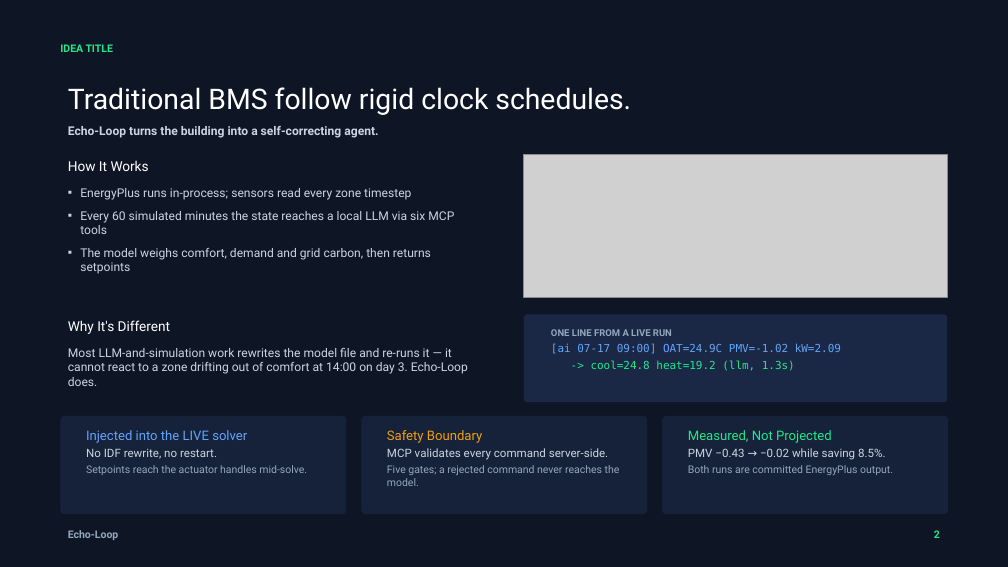
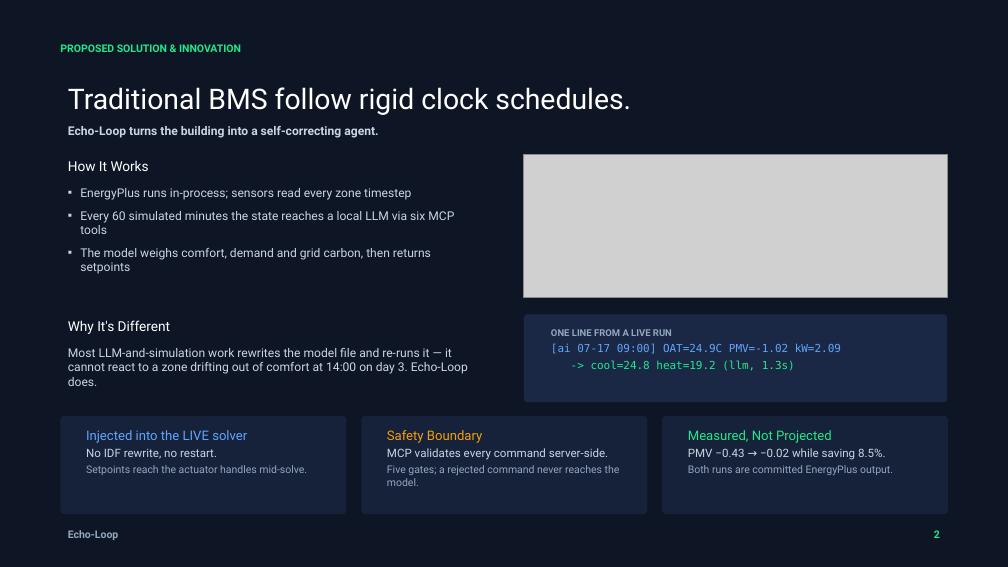
Before and after one commit to ayushYadav1107/Eco_loop_building_agents, a slide deck: slide 2 of deck/Echo-Loop_Idea_Deck.pptx. Drawn at 1008x567 pixels with LibreOffice and Linux fonts; fonts in the diff are those of the drawing; grey boxes stand for pictures. Boxes give left, top, right and bottom in pixels: in the first picture for what was removed or moved away, otherwise in the second. Text is boxed around its words. In the diff, an @@ line names an element or a change of style, - is before the commit and + after.

```diff
--- a/deck/Echo-Loop_Idea_Deck.pptx
+++ b/deck/Echo-Loop_Idea_Deck.pptx
@@ text at bbox=[60, 44, 241, 52]: text changed @@
-IDEA TITLE
+PROPOSED SOLUTION & INNOVATION
```
Also in this commit, not shown: 1 other slide changed, 5 other files.
